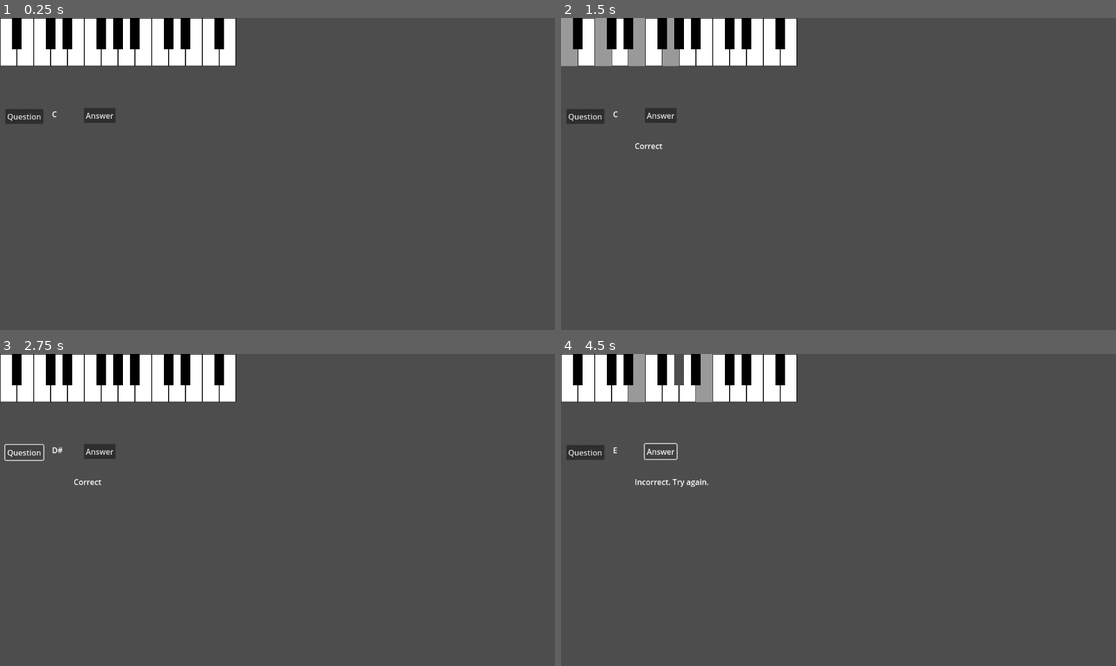
Above: before the commit, frames 1-4 (two rows, left to right).
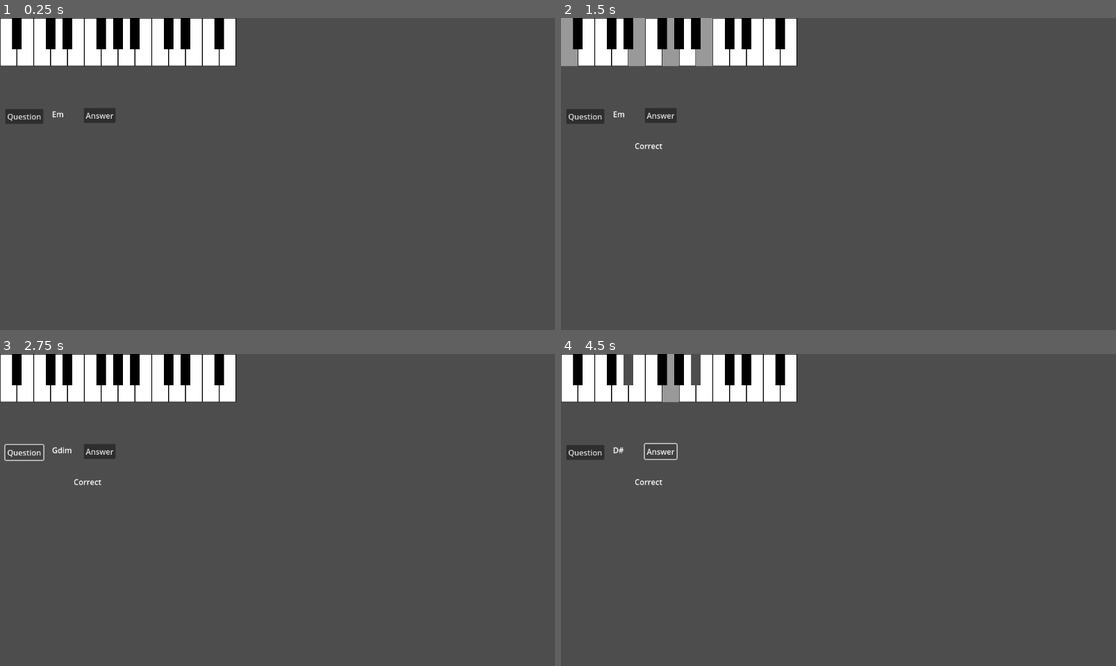
Above: after the commit, the same moments.

Repository: mjXmsdgh/godot_piano
Game: Godot game, scene res://scenes/question_chord_to_notes.tscn
Two runs of this game, one before a commit and one after it. Both use one fixed random seed, a clock stepped at 60 frames per second and the inputs below.
Inputs (mouse positions are in pixels of both pictures, inside the frame that each line leads up to):
- Up to frame 1 (0.25 s): no input
- Up to frame 2 (1.5 s): click "Answer" at 0.5 s; click (572, 42) at 1.27 s
- Up to frame 3 (2.75 s): click "Question" at 2 s
- Up to frame 4 (4.5 s): click (572, 378) at 2.77 s; click "Question" at 3.5 s; click "Answer" at 4.25 s

The runs differ from the first frame. In frame 1, less than 0.1% of the frame differs, in the area x 9-12%, y 29-32%; in frame 2, 0.8%; in frame 3, less than 0.1%; in frame 4, 1.8%, in the area x 9-28%, y 0-43%.

Commit message:
Refactor quiz logic to centralize state in question_logic.gd
Moved quiz state management (target chord, user notes, answer evaluation) from question_node.gd to question_logic.gd. Updated question_node.gd to interact with the new logic API, simplifying UI code and improving separation of concerns.

Diff:
--- a/godot_piano/scripts/question_logic.gd
+++ b/godot_piano/scripts/question_logic.gd
@@ -12,6 +12,12 @@
 	EVALUATING_ANSWER   # ユーザーの回答を評価（判定）している状態
 }
 var current_interaction_state: QuizInteractionState = QuizInteractionState.INITIAL
+
+# クイズの状態データ
+var current_target_chord_name: String = ""
+var current_target_chord_notes: Array = []
+var user_played_notes: Array = []
+
 
 func is_accepting_input() -> bool:
 	return current_interaction_state == QuizInteractionState.AWAITING_INPUT or \
@@ -50,14 +56,51 @@
 		push_warning("QuestionNode: CodeManager node ('../CodeManager') not found. Chord selection might fail.")
 
 
-
-func _select_chord_logic() -> Array:
-
+func select_new_chord() -> void:
+	# 状態をリセット
+	user_played_notes.clear()
 	current_interaction_state = QuizInteractionState.AWAITING_INPUT
 
-	# 利用可能なコードの数を取得
+	# 新しいコードを選択
 	var num_chords = len(code_manager.chord_data)
+	var random_number = randi() % num_chords
+	var chord_info = code_manager.get_chord_by_index(random_number)
 
-	var random_number=randi() % num_chords
+	current_target_chord_name = chord_info[0]
+	current_target_chord_notes = chord_info[1]["notes"]
 
-	return code_manager.get_chord_by_index(random_number)
+
+func get_current_chord_name() -> String:
+	return current_target_chord_name
+
+
+func add_user_note(note_name: String) -> void:
+	user_played_notes.append(note_name)
+	transition_to_collecting()
+
+
+func is_answer_ready() -> bool:
+	return user_played_notes.size() >= current_target_chord_notes.size()
+
+
+func evaluate_answer() -> bool:
+	transition_to_evaluating()
+	var is_correct = _check_answer_logic()
+
+	# 次の問題のために状態をリセット
+	user_played_notes.clear()
+	transition_to_initial()
+
+	return is_correct
+
+
+func _check_answer_logic() -> bool:
+	if user_played_notes.size() != current_target_chord_notes.size():
+		return false
+
+	var sorted_user_notes = user_played_notes.duplicate()
+	var sorted_target_notes = current_target_chord_notes.duplicate()
+	sorted_user_notes.sort()
+	sorted_target_notes.sort()
+
+	return sorted_user_notes == sorted_target_notes
--- a/godot_piano/scripts/question_node.gd
+++ b/godot_piano/scripts/question_node.gd
@@ -12,14 +12,6 @@
 @onready var code_manager: Node = get_node_or_null("../CodeManager")
 
 @onready var question_logic: Node = get_node_or_null("./Question_Logic")
-
-
-# QuizManager: クイズの正解データ
-var current_target_chord_name: String = ""
-var current_target_chord_notes
-
-# QuizManager: ユーザーの回答データ
-var user_played_notes: Array = []
 
 
 # Controller: UIとManagerの初期化処理を呼び出す
@@ -37,7 +29,7 @@
 	# signalをつなぐ
 	connect_signals()
 
-	select_chord()
+	_start_new_question()
 
 
 # QuizUI: UIコンポーネントの存在を検証する
@@ -74,14 +66,6 @@
 	return piano_keyboard_node.get_children()
 
 
-# 混在: ロジックとUI更新が混ざっている
-# QuizManager: コード選択ロジックを呼び出し、UI更新をトリガー
-func select_chord() -> void:
-	var chord_info=question_logic._select_chord_logic()
-	current_target_chord_name = chord_info[0]
-	current_target_chord_notes = chord_info[1]["notes"]
-
-
 # どちらにも属さない (未使用)
 func _process(delta: float) -> void:
 	pass
@@ -94,17 +78,14 @@
 
 # QuizManager: 新しい問題を開始し、クイズの状態を更新する
 func _start_new_question() -> void:
-
 	# 問題を選んで表示
-	select_chord()
-
+	question_logic.select_new_chord()
 	update_label()
 
 
 # QuizUI: UI要素であるラベルのテキストを更新する
 func update_label() -> void:
-	question_label.text=str(current_target_chord_name)
-
+	question_label.text = question_logic.get_current_chord_name()
 
 
 # QuizUI: 鍵盤が押された、というイベントを受け取る。ロジックは _handle_key_input に委譲
@@ -113,35 +94,13 @@
 	if not question_logic.is_accepting_input():
 		return
 
-	user_played_notes.append(note_name)
-
-	question_logic.transition_to_collecting()
-
+	# ロジックコントローラーに入力を渡す
+	question_logic.add_user_note(note_name)
 
 	# ターゲットコードと同じ数の音が入力されたら評価
-	if user_played_notes.size() >= current_target_chord_notes.size():
-		question_logic.transition_to_evaluating()
-		evaluate_answer()
-		user_played_notes.clear() # 評価後、ユーザーの入力をクリア
-		question_logic.transition_to_initial() # 問題選択に戻る場合
-
-
-func evaluate_answer() -> void:
-	var is_correct: bool = _check_answer_logic()
-	_update_feedback_ui(is_correct)
-
-
-func _check_answer_logic() -> bool:
-
-	if user_played_notes.size() != current_target_chord_notes.size():
-		return false
-
-	var sorted_user_notes = user_played_notes.duplicate()
-	var sorted_target_notes = current_target_chord_notes.duplicate()
-	sorted_user_notes.sort()
-	sorted_target_notes.sort()
-
-	return sorted_user_notes == sorted_target_notes
+	if question_logic.is_answer_ready():
+		var is_correct: bool = question_logic.evaluate_answer()
+		_update_feedback_ui(is_correct)
 
 
 func _update_feedback_ui(is_correct: bool) -> void:
@@ -153,6 +112,7 @@
 
 # QuizUI: UIイベントのハンドラ。UI要素(ピアノ)を操作して音を鳴らす
 func _on_answer_pressed() -> void:
-
-	for item in current_target_chord_notes:
+	# 正解の音を鳴らす機能。ロジックから正解データを取得する必要がある
+	var correct_notes = question_logic.current_target_chord_notes
+	for item in correct_notes:
 		piano_keyboard_node.play_note(item)
